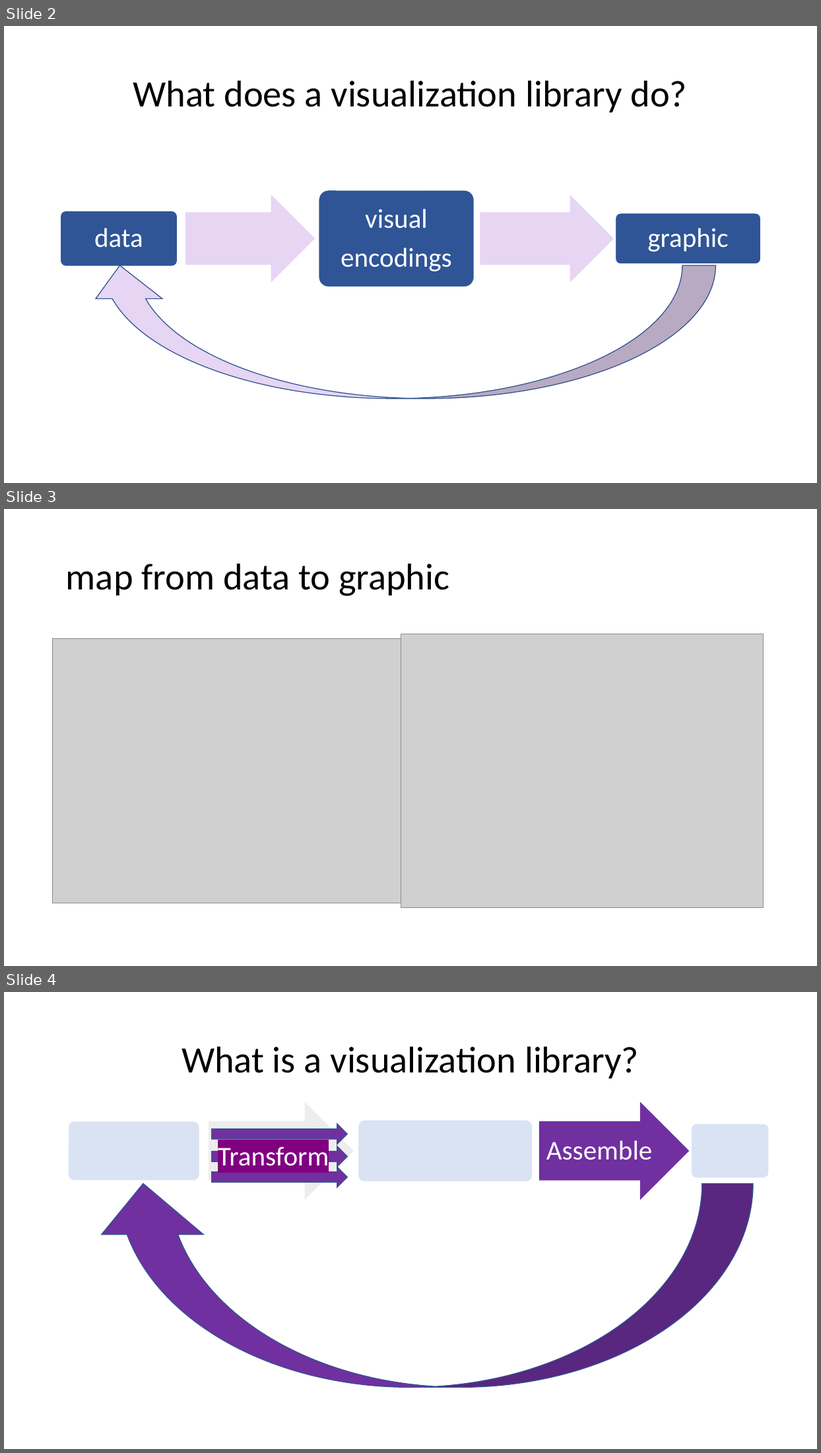
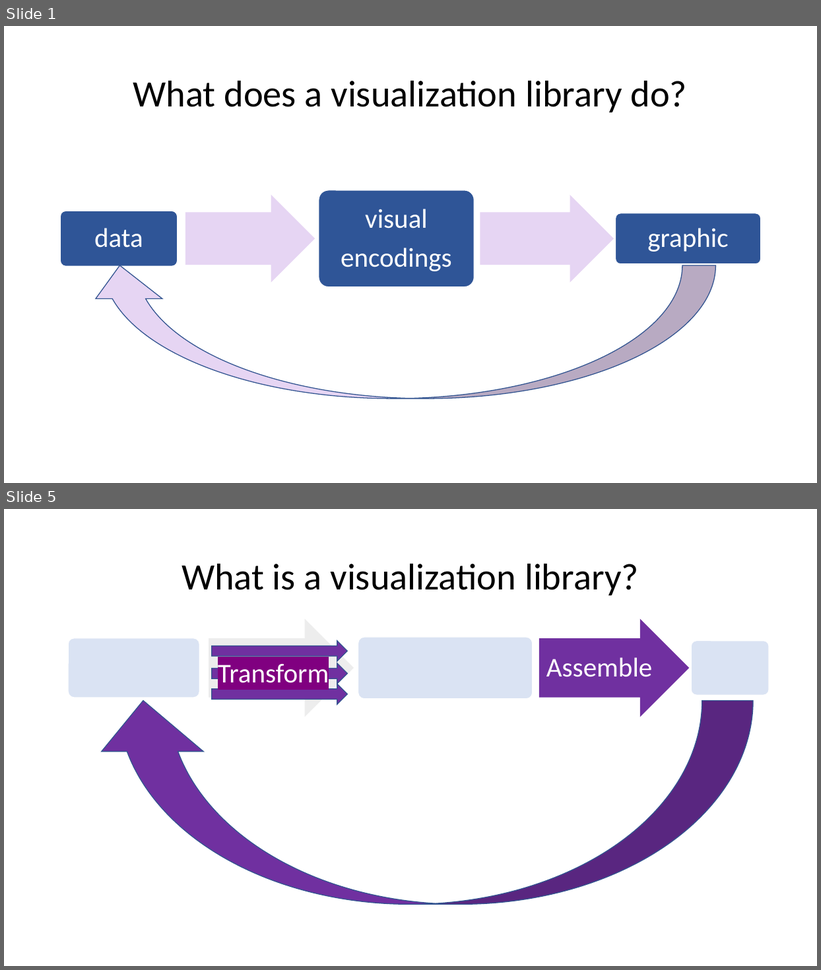
Before and after one commit to story645/proposal, a slide deck: deck/pres.pptx. Shown one above the other, each under a label of ours: slides 2, 3 and 4 before the commit, slides 1 and 5 after it; the slides between them are not shown. The pictures are 821x1453 and 821x970 pixels, drawn with LibreOffice and Linux fonts; fonts in the diff are those of the drawing; grey boxes stand for pictures. Boxes give left, top, right and bottom in pixels: in the first picture for what was removed or moved away, otherwise in the second. Text is boxed around its words. In the diff, an @@ line names an element or a change of style, - is before the commit and + after.

```diff
--- a/deck/pres.pptx
+++ b/deck/pres.pptx
@@ slide 3 removed at [4, 509, 817, 966], background #FFFFFF @@
@@ title removed at [66, 563, 450, 596] @@
-map from data to graphic
@@ picture removed at [52, 639, 401, 904] @@
@@ picture removed at [401, 634, 764, 908] @@
@@ what was slide 2 is now slide 1 @@
@@ what was slide 4 is now slide 5 @@
```
Also in this commit, not shown: 4 slides changed, 20 slides added, 20 other slides removed, 35 other files.
